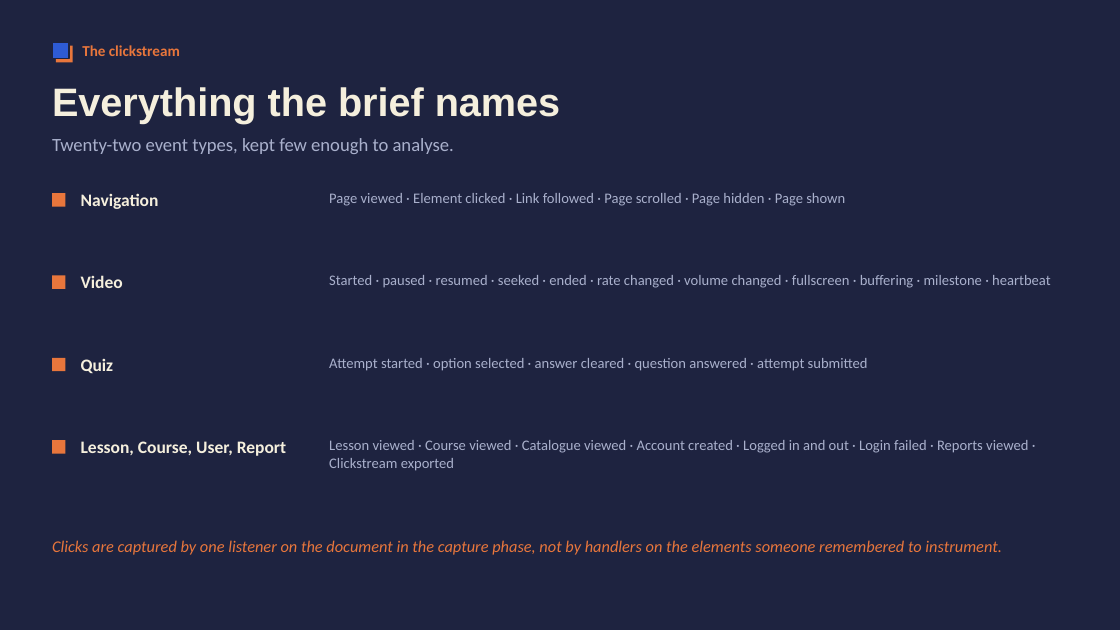
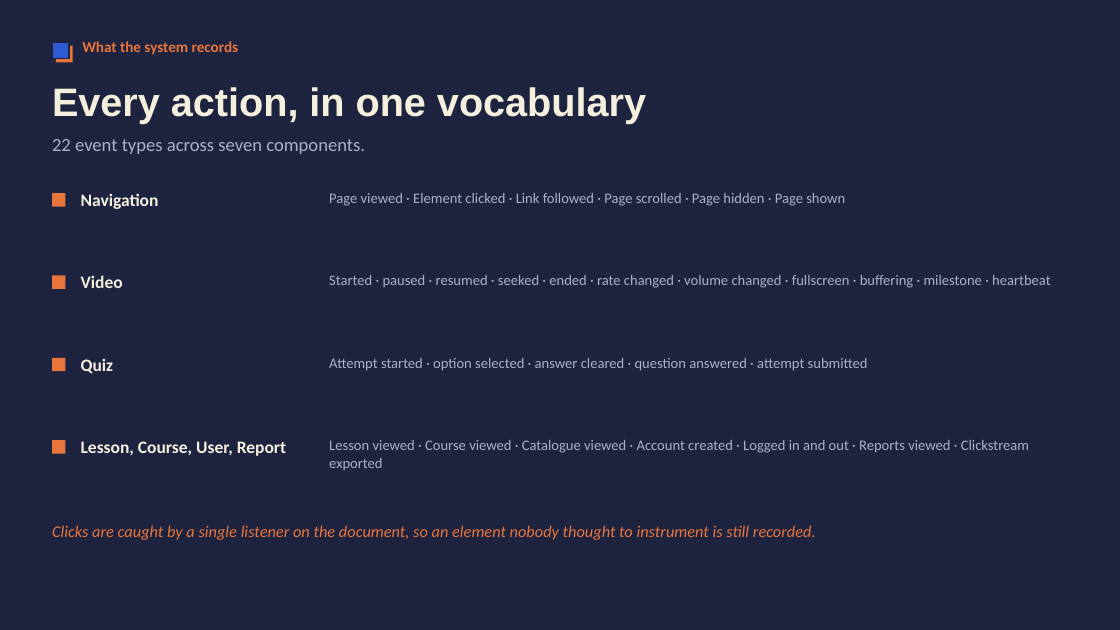
Before and after one commit to ndstab/lumen, a slide deck: slide 6 of docs/presentation.pptx (slide 7 before the commit). Drawn at 1120x630 pixels with LibreOffice and Linux fonts; fonts in the diff are those of the drawing. Boxes give left, top, right and bottom in pixels: in the first picture for what was removed or moved away, otherwise in the second. Text is boxed around its words. In the diff, an @@ line names an element or a change of style, - is before the commit and + after.

Commit message:
Rebuild the presentation around the finished product
The deck was spending a third of its slides on how the project got
made: which audience was picked, the three design directions compared,
and the reasoning for a custom video player over an embed. None of that
is what the product does.

Replaced with slides that show it: what a learner uses, what a lesson
contains, how quizzes behave, what the system records, how deep a
single video event goes, the educator stream, the export format, and
one slide per analytics view. Added the activity chart, which had no
slide at all.

Regenerated the seed data first. The previous dataset had a 490 event
hour from my own tooling that dwarfed every other bar in the activity
chart.

```diff
--- a/docs/presentation.pptx
+++ b/docs/presentation.pptx
@@ text "What the system records" at bbox=[82, 41, 239, 55]: vertical alignment middle to top @@
@@ text at bbox=[82, 41, 239, 55]: text changed @@
-The clickstream
+What the system records
@@ text at bbox=[52, 87, 646, 124]: text changed @@
-Everything the brief names
+Every action, in one vocabulary
@@ text at bbox=[52, 139, 365, 154]: text changed @@
-Twenty-two event types, kept few enough to analyse.
+22 event types across seven components.
@@ text at bbox=[329, 440, 1029, 470]: text changed @@
-Lesson viewed · Course viewed · Catalogue viewed · Account created · Logged in and out · Login failed · Reports viewed · Clickstream exported
+Lesson viewed · Course viewed · Catalogue viewed · Account created · Logged in and out · Reports viewed · Clickstream exported
@@ text at bbox=[52, 525, 816, 540]: text changed @@
-Clicks are captured by one listener on the document in the capture phase, not by handlers on the elements someone remembered to instrument.
+Clicks are caught by a single listener on the document, so an element nobody thought to instrument is still recorded.
@@ text "Clicks are caught by a ..." at bbox=[52, 525, 816, 540]: vertical alignment middle to top @@
```
Also in this commit, not shown: 9 other slides changed, 4 slides added, 4 slides removed, 10 other files.
